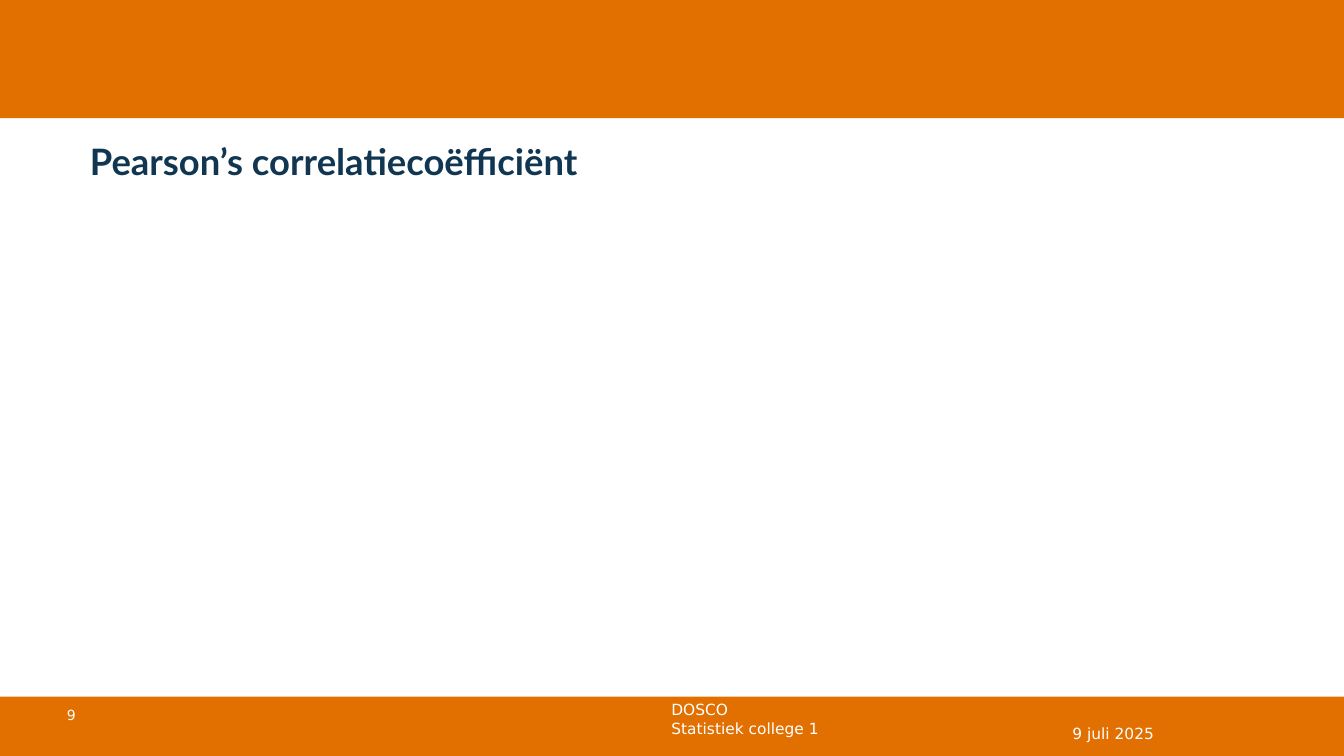
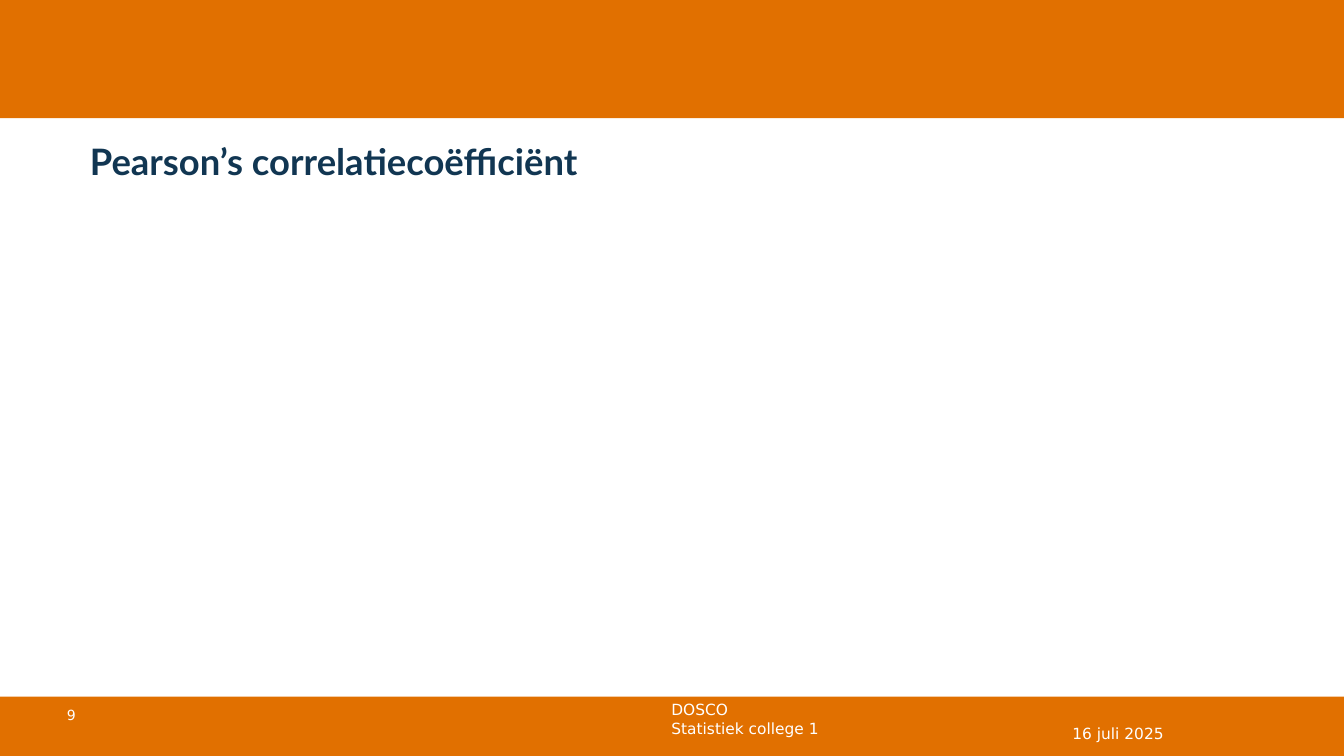
Before and after one commit to DBlom96/Statistiek, a slide deck: slide 9 of Danny/Onderwijs/Statistiek/2024-2025/Slides/Nieuwe slides/Statistiek 2024-2025 -- college 12 -- correlatie en regressie.pptx. Drawn at 1344x756 pixels with LibreOffice and Linux fonts; fonts in the diff are those of the drawing; grey boxes stand for pictures; background and template pictures are left out. Boxes give left, top, right and bottom in pixels: in the first picture for what was removed or moved away, otherwise in the second. Text is boxed around its words. In the diff, an @@ line names an element or a change of style, - is before the commit and + after.

```diff
--- a/Danny/Onderwijs/Statistiek/2024-2025/Slides/Nieuwe slides/Statistiek 2024-2025 -- college 12 -- correlatie en regressie.pptx
+++ b/Danny/Onderwijs/Statistiek/2024-2025/Slides/Nieuwe slides/Statistiek 2024-2025 -- college 12 -- correlatie en regressie.pptx
@@ text at [1072,727,1163,742]: text changed @@
-9 juli 2025
+16 juli 2025
```
Also in this commit, not shown: 30 other slides changed, 23 other files.
